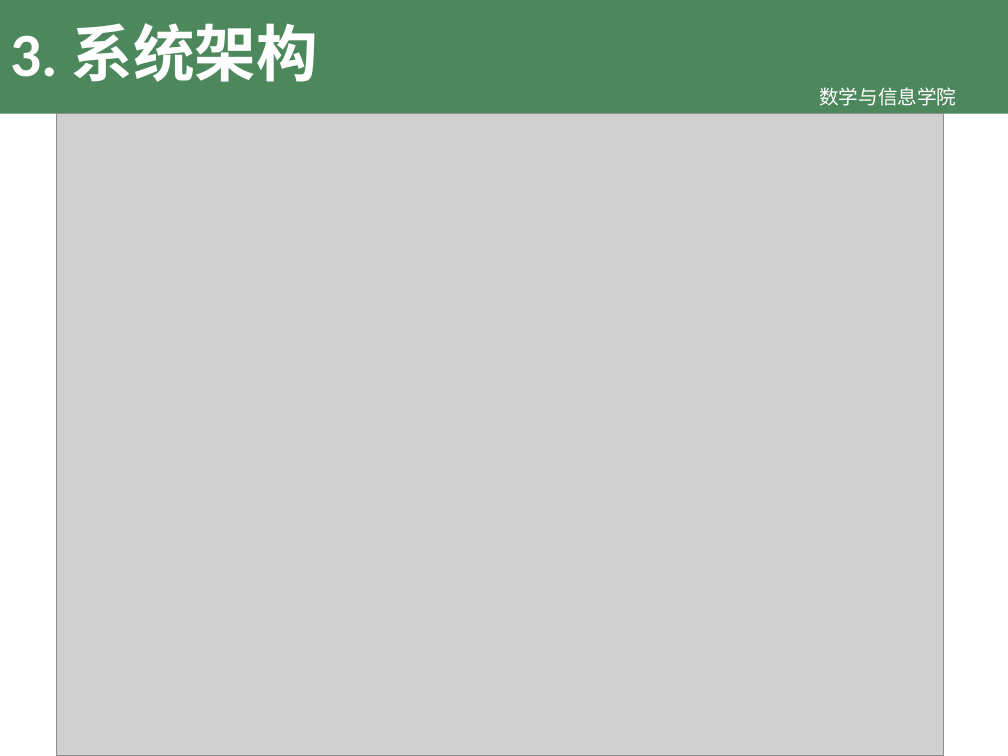
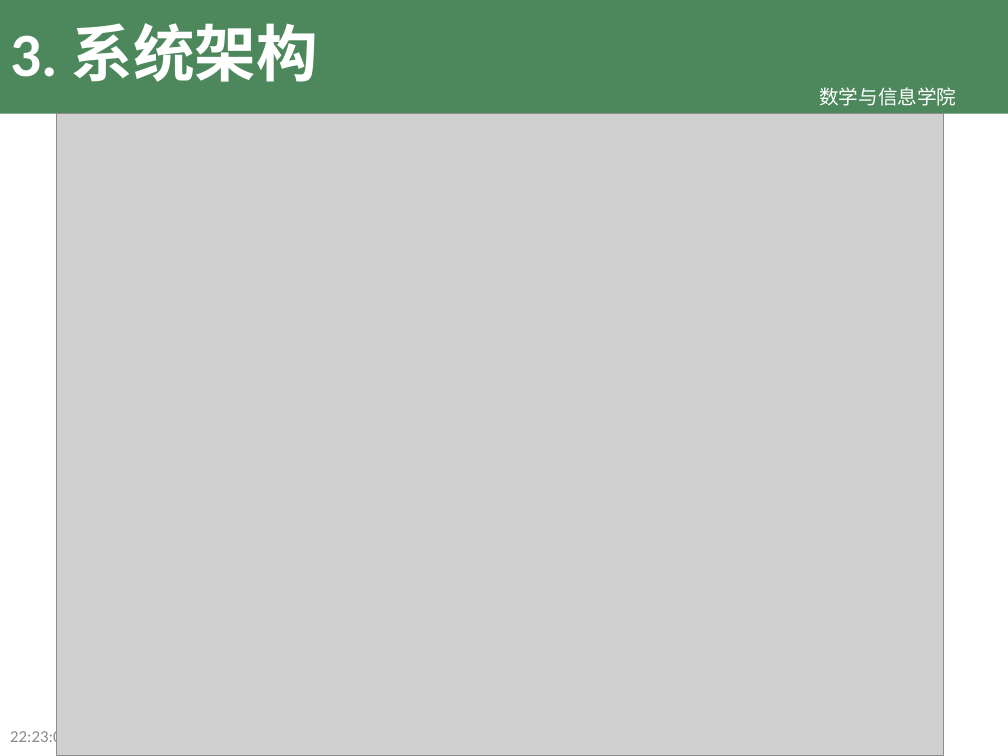
Before and after one commit to TeslaCN/graduation, a slide deck: slide 19 of 基于Scrapy框架的计算机专业学习资源网站_吴伟杰.pptx (slide 16 before the commit). Drawn at 1008x756 pixels with LibreOffice and Linux fonts; fonts in the diff are those of the drawing; grey boxes stand for pictures; background and template pictures are left out. Boxes give left, top, right and bottom in pixels: in the first picture for what was removed or moved away, otherwise in the second. Text is boxed around its words. In the diff, an @@ line names an element or a change of style, - is before the commit and + after.

```diff
--- a/基于Scrapy框架的计算机专业学习资源网站_吴伟杰.pptx
+++ b/基于Scrapy框架的计算机专业学习资源网站_吴伟杰.pptx
@@ text added at (x1=10, y1=729, x2=70, y2=747), 12 pt, text #8C8C8C @@
+22:23:07
```
Also in this commit, not shown: 20 other slides changed, 3 slides added, 8 other files.
